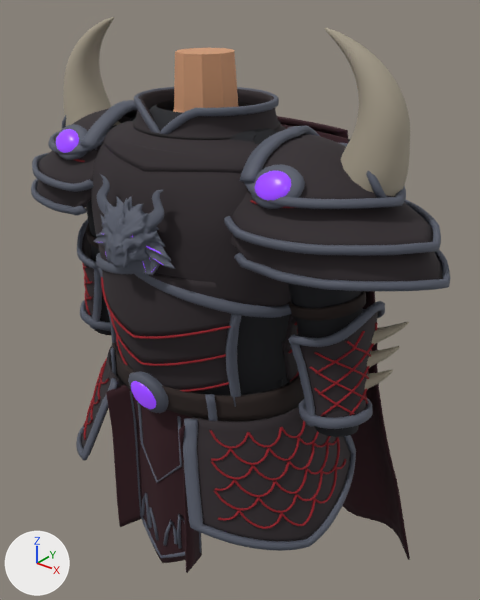
What one commit did to the glTF model assets/models/gear/a_dragonknight_dark_d.glb.
Both versions are drawn from a 50 mm lens placed at (0.728, -0.811, 1.279), pointed at (0.008, 0.09, 0.72). The lights are fixed; the arrows at lower left show +X, +Y and +Z. The older version comes first. Vertices at exactly the same position are counted once.

In view in the first picture: 'DragonKnight', 'Neck', 'Sleeves', 'Under' and 1 more.
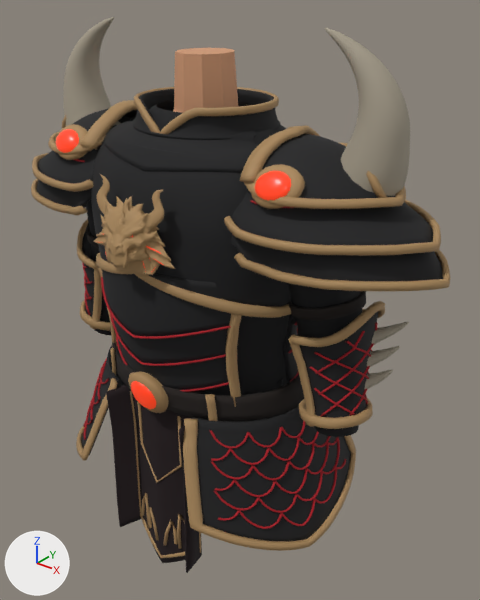
What differs and where, as boxes (x1, y1, x2, y2) in the pictures (480 x 600 px):
'DragonKnight', surface changed, recoloured, reshaped: (31, 17, 451, 573) in both
part 1 of me_dragonknight_001, deleted (mostly hidden): before (277, 116, 410, 560)

The change, as a list of edits to the scene's bpy script:
```text
Change mat_drk_dark_gold:
    where n2 = _N.new('ShaderNodeMix'); n2.name = 'Mix'
    n2.inputs[7].default_value: (0.0908, 0.102, 0.138, 1.0) -> (0.397, 0.242, 0.102, 1.0)  # 'B', greyish blue #555a68 -> 'B', brown #a9875a
Change mat_drk_dark_gem_flat:
    where n0 = _N.new('ShaderNodeBsdfPrincipled'); n0.name = 'Principled BSDF'
    n0.inputs[27].default_value: (0.164, 0.0371, 0.5, 1.0) -> (0.5, 0.0342, 0.00516, 1.0)  # 'Emission Color', purple #7136bc -> 'Emission Color', orange #bc3410
    where n2 = _N.new('ShaderNodeMix'); n2.name = 'Mix'
    n2.inputs[7].default_value: (0.198, 0.0252, 0.745, 1.0) -> (0.807, 0.0296, 0.0116, 1.0)  # 'B', purple #7b2ce0 -> 'B', red #e8301c
Change me_dragonknight_001:
    used by ob_dragonknight; location = (0.0, 0.0, 0.0)
    remove me_dragonknight_001.from_pydata(...)  # 43378 vertices, 84065 faces; spans x -0.436..0.436, y -0.207..0.329, z 0.147..1.218
    add me_dragonknight_001.from_pydata(...)  # 40481 vertices, 78361 faces; spans x -0.436..0.436, y -0.207..0.234, z 0.222..1.218
    me_dragonknight_001 part 1: 11 loose pieces with 2897 vertices, spanning x -0.358..0.358, y 0.097..0.329, z 0.147..1.052, are deleted
```
